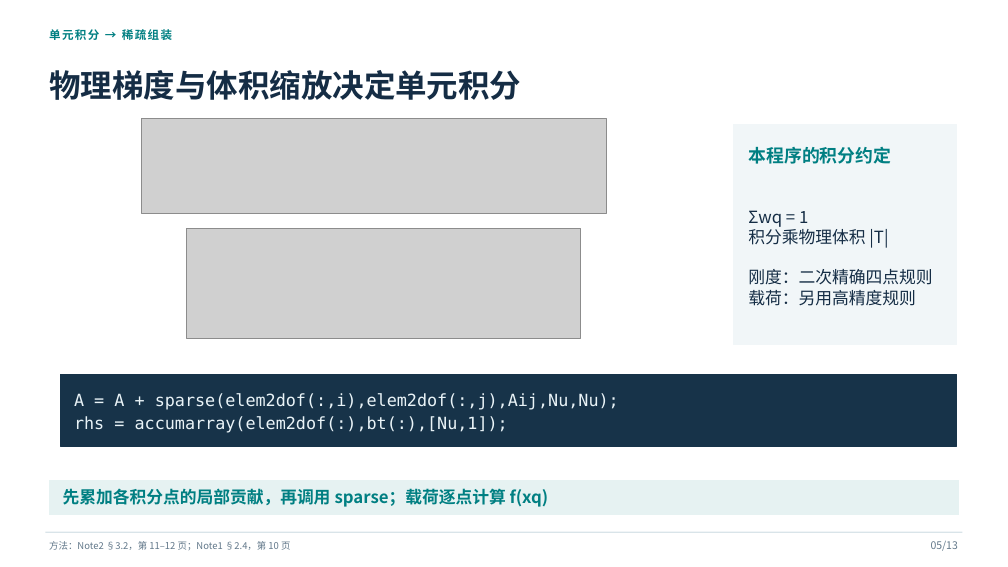
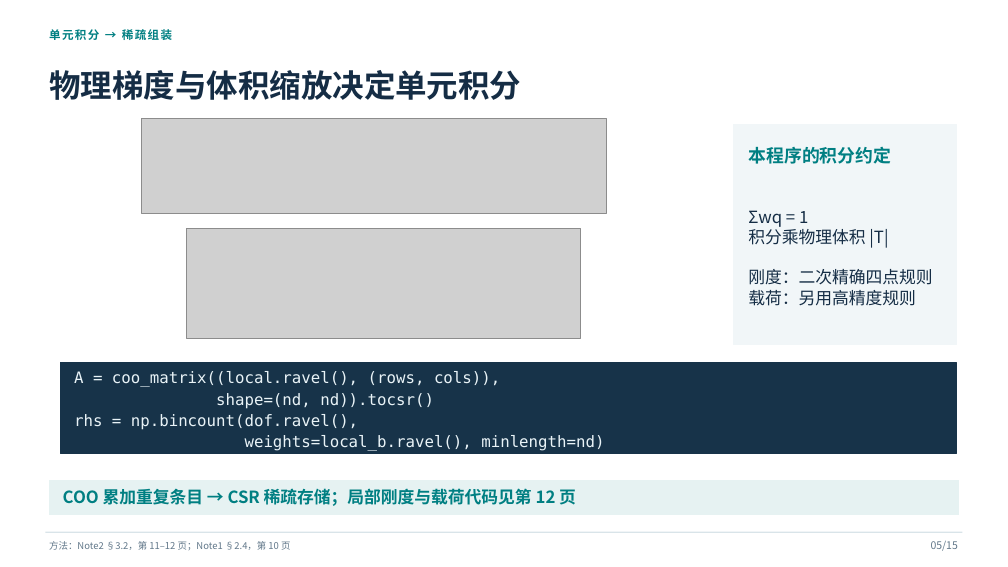
Before and after one commit to Scimoon233/temp, a slide deck: slide 5 of fem-topic10/有限元第十题展示材料/三维四面体P2元_课堂展示.pptx. Drawn at 1008x567 pixels with LibreOffice and Linux fonts; fonts in the diff are those of the drawing; grey boxes stand for pictures. Boxes give left, top, right and bottom in pixels: in the first picture for what was removed or moved away, otherwise in the second. Text is boxed around its words. In the diff, an @@ line names an element or a change of style, - is before the commit and + after.

```diff
--- a/fem-topic10/有限元第十题展示材料/三维四面体P2元_课堂展示.pptx
+++ b/fem-topic10/有限元第十题展示材料/三维四面体P2元_课堂展示.pptx
@@ rectangle: place and size @@
-rectangle at (60, 374, 957, 446)
+rectangle at (60, 363, 957, 454)
@@ rectangle at (60, 363, 957, 454): proportions changed @@
@@ text at (74, 371, 604, 451): text changed; size 16 to 15 pt @@
-A = A + sparse(elem2dof(:,i),elem2dof(:,j),Aij,Nu,Nu);
-rhs = accumarray(elem2dof(:),bt(:),[Nu,1]);
+A = coo_matrix((local.ravel(), (rows, cols)),
+shape=(nd, nd)).tocsr()
+rhs = np.bincount(dof.ravel(),
+weights=local_b.ravel(), minlength=nd)
@@ text at (63, 488, 576, 506): text changed @@
-先累加各积分点的局部贡献，再调用 sparse；载荷逐点计算 f(xq)
+COO 累加重复条目 → CSR 稀疏存储；局部刚度与载荷代码见第 12 页
@@ text at (931, 541, 958, 551): text changed @@
-05/13
+05/15
```
Also in this commit, not shown: 11 other slides changed, 3 slides added, 1 slide removed, 14 other files.
